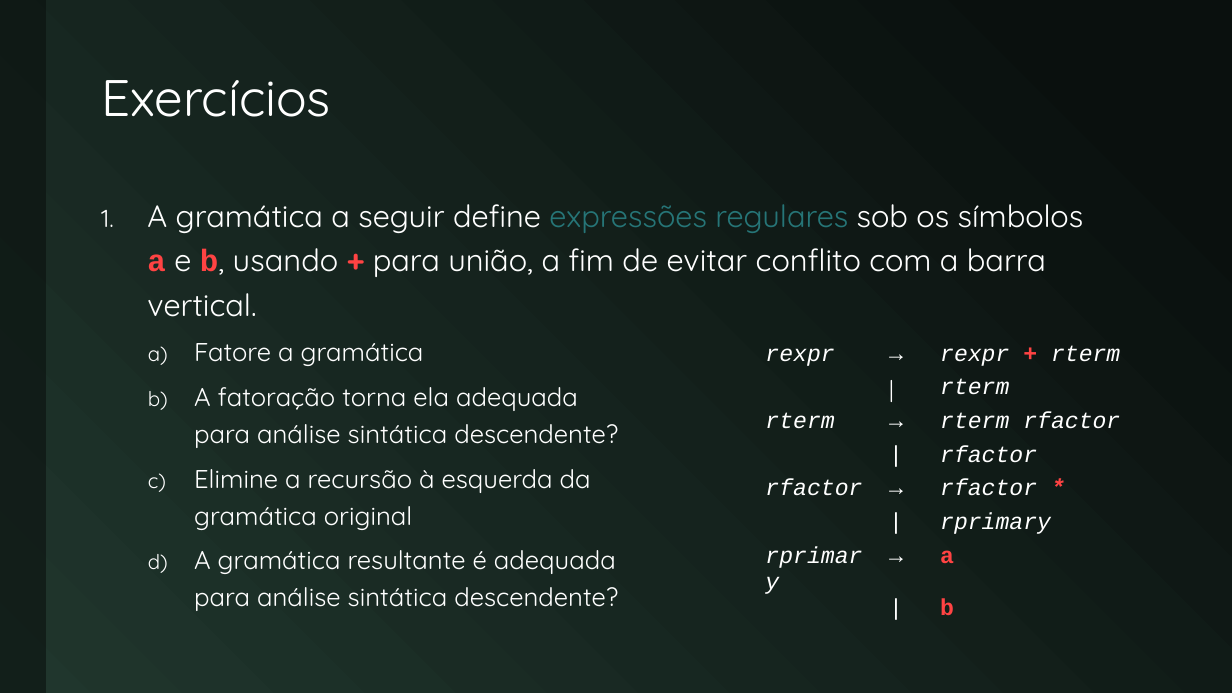
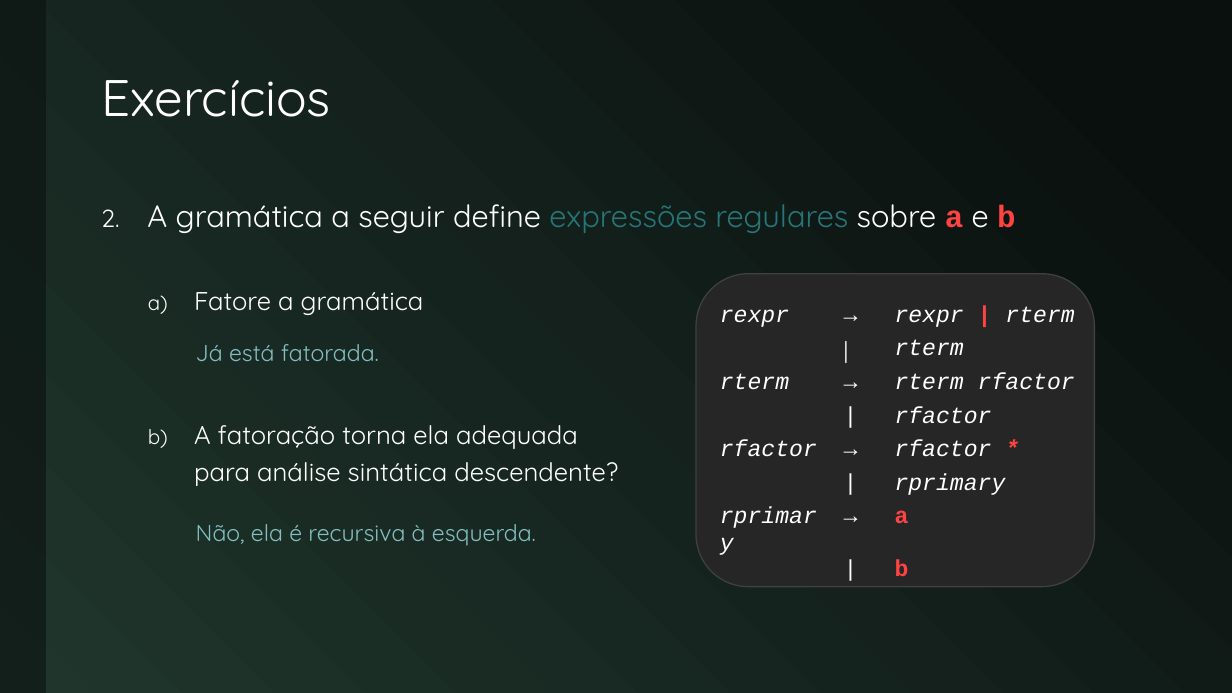
Before and after one commit to JudsonSS/Compiladores, a slide deck: slide 23 of Slides/20. Transformação de Gramáticas.pptx (slide 22 before the commit). Drawn at 1232x693 pixels with LibreOffice and Linux fonts; fonts in the diff are those of the drawing. Boxes give left, top, right and bottom in pixels: in the first picture for what was removed or moved away, otherwise in the second. Text is boxed around its words. In the diff, an @@ line names an element or a change of style, - is before the commit and + after.

```diff
--- a/Slides/20. Transformação de Gramáticas.pptx
+++ b/Slides/20. Transformação de Gramáticas.pptx
@@ text at (147, 204, 1015, 233): text changed @@
-1. A gramática a seguir define expressões regulares sob os símbolos
-   a e b, usando + para união, a fim de evitar conflito com a barra vertical.
+2. A gramática a seguir define expressões regulares sobre a e b
@@ rounded rectangle added at (696, 274, 1094, 587), fill #262626, outline #404040 1 pt @@
@@ table at (711, 303, 1094, 580) @@
-row 1, column 3: rexpr + rterm
+row 1, column 3: rexpr | rterm
@@ table: place and size @@
-table at (756, 342, 1140, 620)
+table at (711, 303, 1094, 580)
@@ text added at (196, 344, 379, 361), 18 pt, text #83BEC0 @@
+Já está fatorada.
@@ text at (194, 469, 618, 611): paragraphs removed @@
-  c) Elimine a recursão à esquerda da
-     gramática original
-  d) A gramática resultante é adequada
-     para análise sintática descendente?
@@ text added at (196, 524, 536, 546), 18 pt, text #83BEC0 @@
+Não, ela é recursiva à esquerda.
```
Also in this commit, not shown: 10 other slides changed, 3 slides added, 1 other file.
